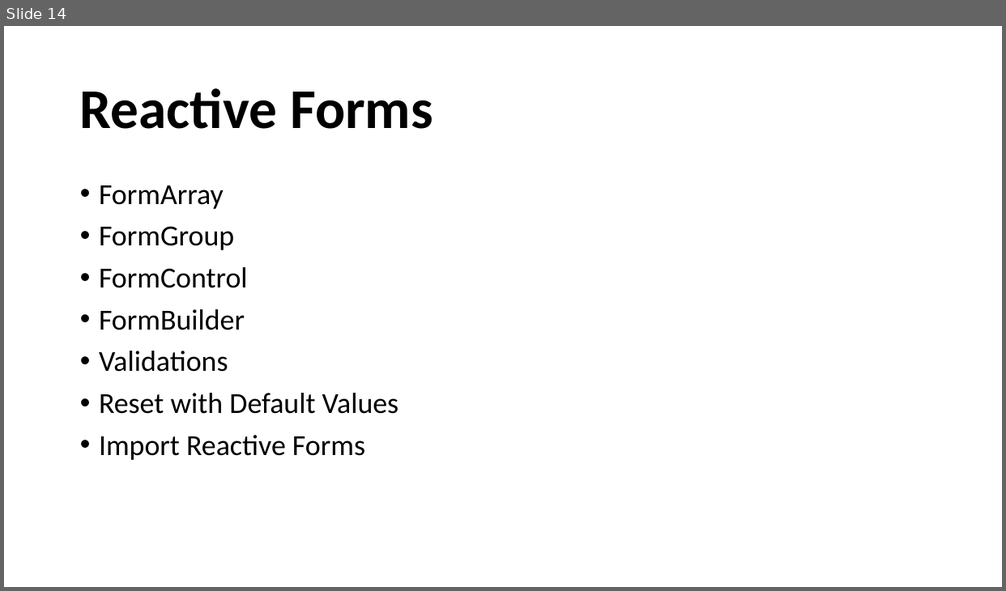
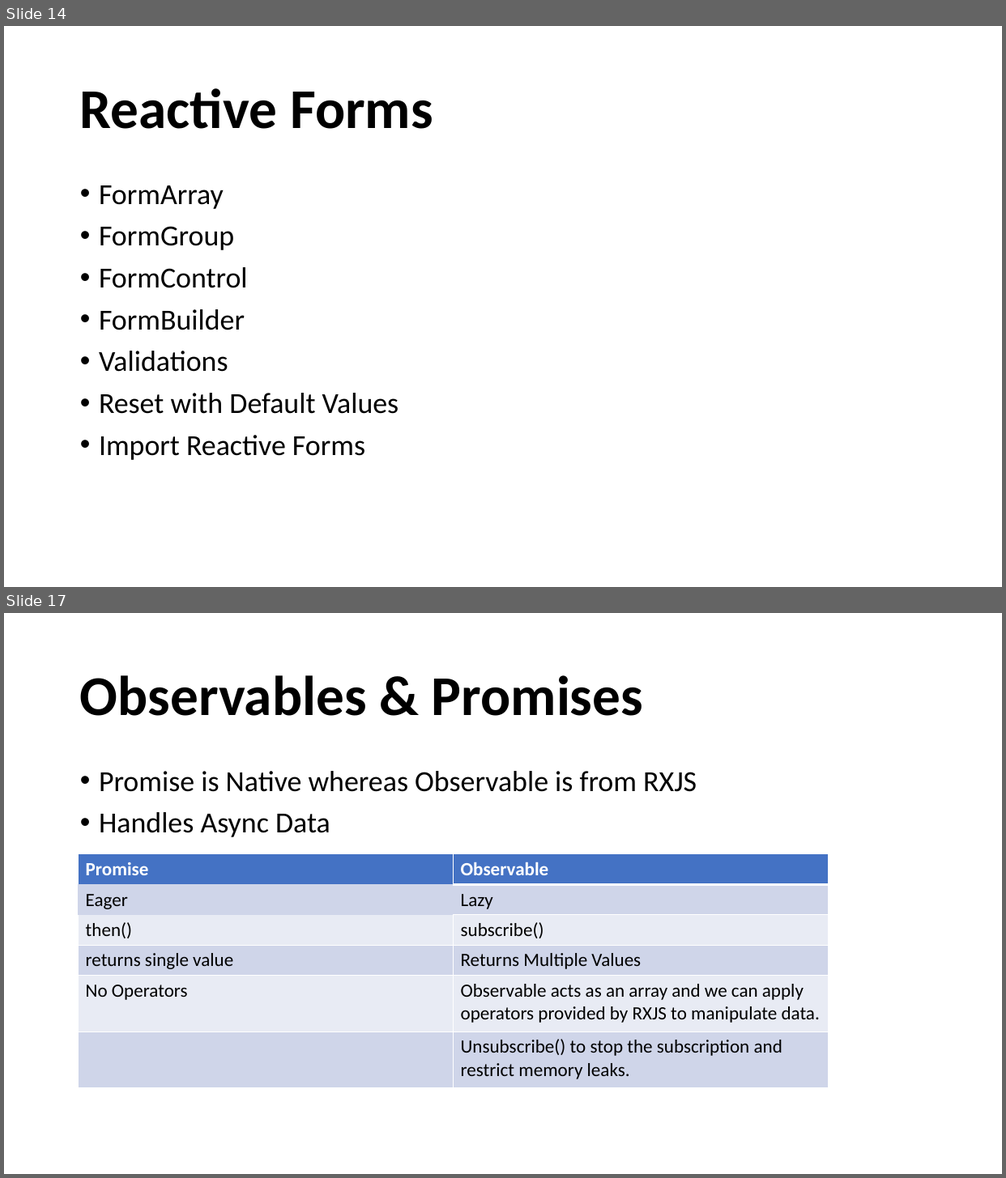
Before and after one commit to raharshi/angular-kh, a slide deck: src/assets/AngularByRaharshi.pptx. Shown one above the other, each under a label of ours: slide 14 before the commit, slides 14 and 17 after it; the slides between them are not shown. The pictures are 1006x591 and 1006x1178 pixels, drawn with LibreOffice and Linux fonts; fonts in the diff are those of the drawing; background and template pictures are left out. Boxes give left, top, right and bottom in pixels: in the first picture for what was removed or moved away, otherwise in the second. Text is boxed around its words. In the diff, an @@ line names an element or a change of style, - is before the commit and + after.

Commit message:
service, Http service, Observables & Promises

```diff
--- a/src/assets/AngularByRaharshi.pptx
+++ b/src/assets/AngularByRaharshi.pptx
@@ slide 17 added at [4, 613, 1002, 1174], background picture (left out) @@
@@ title added at [80, 675, 643, 716], 54 pt, text #000000, bold @@
+Observables & Promises
@@ text added at [99, 771, 697, 837], 28 pt, text #000000 @@
+• Promise is Native whereas Observable is from RXJS
+• Handles Async Data
@@ table added at [78, 854, 829, 1105], 6 rows, 2 columns @@
+Promise | Observable
+Eager | Lazy
+then() | subscribe()
+returns single value | Returns Multiple Values
+No Operators | Observable acts as an array and we can apply operators provided by RXJS to manipulate data.
+ | Unsubscribe() to stop the subscription and restrict memory leaks.
```
Also in this commit, not shown: 7 other slides added, 1 slide removed, 16 other files.
